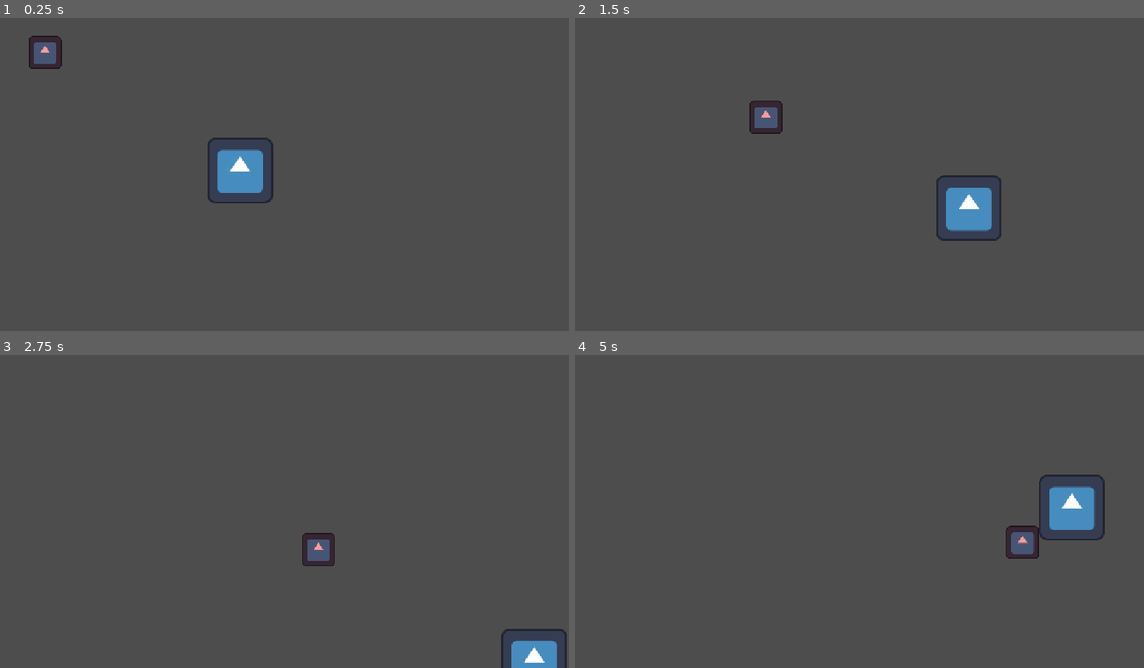
Above: before the commit, frames 1-4 (two rows, left to right).
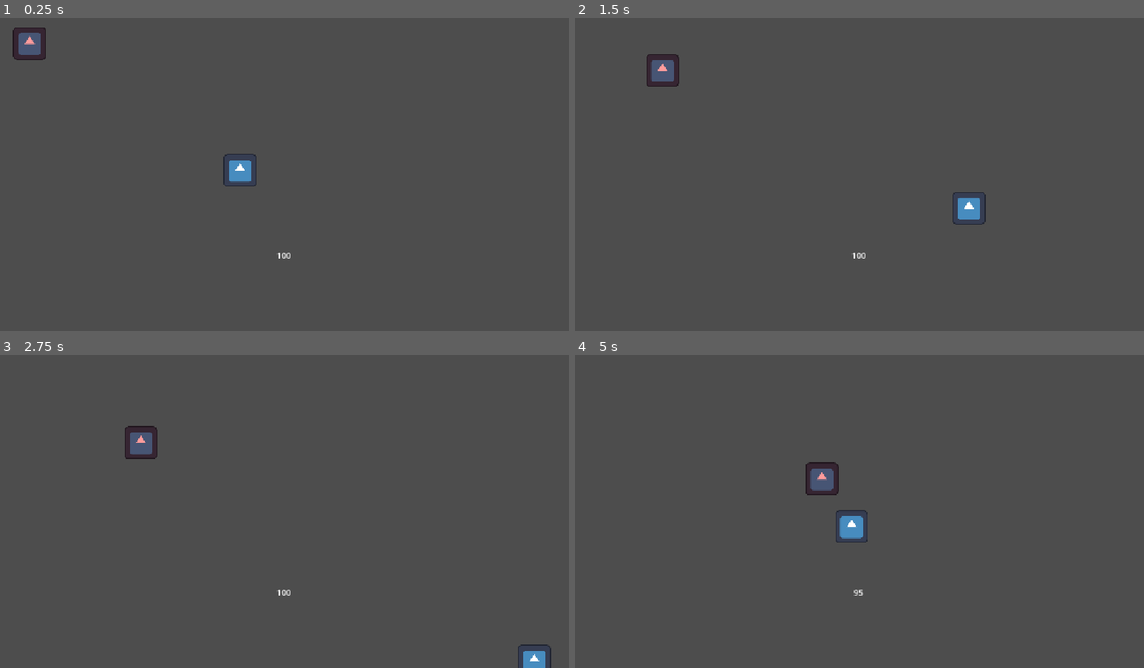
Above: after the commit, the same moments.

Repository: Enckripted/vampire-survivors-lite
Game: Godot game, scene res://main.tscn
Same seed, same stepped clock (60 frames per second), same inputs: the game is played once before the commit and once after it. The engine's default icon, where the game draws it, is replaced by a stand-in: a white triangle on a blue panel in a dark square.
Inputs:
- Up to frame 1 (0.25 s): no input
- Up to frame 2 (1.5 s): hold Right (ui_right) 0.53-1.28 s; hold Down (ui_down) from 1.28 s (still down)
- Up to frame 3 (2.75 s): release Down (ui_down) at 2.03 s; hold Right (ui_right) from 2.03 s (still down)
- Up to frame 4 (5 s): release Right (ui_right) at 2.78 s; hold Up (ui_up) 2.78-3.53 s; hold Left (ui_left) from 3.53 s (still down)

The runs differ from the first frame. In frame 1, 2.2% of the frame differs, in the area x 2-52%, y 3-77%; in frame 2, 2.4%; in frame 3, 2.0%; in frame 4, 3.0%, in the area x 40-94%, y 34-77%.

Commit message:
feat: health bars + primitive game ui

Diff:
--- a/basic_enemy.gd
+++ /dev/null
@@ -1 +0,0 @@
-extends Enemy
--- /dev/null
+++ b/entities/enemies/basic_enemy.gd
@@ -0,0 +1,24 @@
+class_name BasicEnemy
+extends Enemy
+
+@export var damage_amount := 5
+@export var knockback_magnitude := 200
+
+func get_movement_velocity() -> Vector2:
+	if player == null:
+		return Vector2.ZERO
+
+	var direction = (player.position - position).normalized()
+	return speed * direction
+
+func update() -> void:
+	pass
+
+func handle_collision(collision: KinematicCollision2D) -> void:
+	var body = collision.get_collider() as CharacterBody2D
+	if body == null || !body.is_in_group(player_group_name):
+		return
+
+	# deal damage to the player
+	var knockback_dir = (player.position-position).normalized()
+	player.deal_damage(damage_amount, knockback_dir * knockback_magnitude)
--- a/basic_enemy.tscn
+++ b/entities/enemies/basic_enemy.tscn
@@ -1,7 +1,8 @@
 [gd_scene format=3 uid="uid://du51owic3w7br"]
 
-[ext_resource type="Script" uid="uid://cssdhpksx4cp4" path="res://basic_enemy.gd" id="1_rwafm"]
+[ext_resource type="Script" uid="uid://cssdhpksx4cp4" path="res://entities/enemies/basic_enemy.gd" id="1_rwafm"]
 [ext_resource type="Texture2D" uid="uid://wqs7tx2l1onk" path="res://icon.svg" id="2_qi2p4"]
+[ext_resource type="PackedScene" uid="uid://uvottghrqkix" path="res://ui/health_bar.tscn" id="3_m2rku"]
 
 [sub_resource type="GDScript" id="GDScript_i3pqv"]
 script/source = "extends Sprite2D
@@ -11,8 +12,10 @@
 size = Vector2(64, 64)
 
 [node name="BasicEnemy" type="CharacterBody2D" unique_id=1339468578]
+collision_layer = 2
 script = ExtResource("1_rwafm")
-speed = 250
+knockback_magnitude = 600
+speed = 100
 
 [node name="Sprite2D" type="Sprite2D" parent="." unique_id=1967315049]
 modulate = Color(1, 0.60784316, 0.60784316, 1)
@@ -22,3 +25,8 @@
 
 [node name="CollisionShape2D" type="CollisionShape2D" parent="." unique_id=530028931]
 shape = SubResource("RectangleShape2D_ty0te")
+
+[node name="HealthBar" parent="." unique_id=260190801 node_paths=PackedStringArray("targetEntity") instance=ExtResource("3_m2rku")]
+offset_top = 45.0
+offset_bottom = 55.0
+targetEntity = NodePath("..")
--- a/enemy.gd
+++ b/entities/enemies/enemy.gd
@@ -7,13 +7,10 @@
 
 var player: Node2D
 
-func get_movement_velocity() -> Vector2:
-	if player == null:
-		return Vector2.ZERO
-
-	var direction = (player.position - position).normalized()
-	return speed * direction
+@abstract func update() -> void
 
 func _process(_delta: float) -> void:
 	if player == null:
 		player = get_tree().get_first_node_in_group(player_group_name)
+
+	update()
--- /dev/null
+++ b/entities/enemies/fast_enemy.gd
@@ -0,0 +1,2 @@
+class_name FastEnemy
+extends BasicEnemy
--- /dev/null
+++ b/entities/enemies/fast_enemy.tscn
@@ -0,0 +1,26 @@
+[gd_scene format=3]
+
+[ext_resource type="Script" uid="uid://bxmg4dr3ixlpm" path="res://entities/enemies/fast_enemy.gd" id="1_fast"]
+[ext_resource type="Texture2D" uid="uid://wqs7tx2l1onk" path="res://icon.svg" id="2_qi2p4"]
+
+[sub_resource type="GDScript" id="GDScript_i3pqv"]
+script/source = "extends Sprite2D
+"
+
+[sub_resource type="RectangleShape2D" id="RectangleShape2D_ty0te"]
+size = Vector2(64, 64)
+
+[node name="FastEnemy" type="CharacterBody2D"]
+collision_layer = 2
+script = ExtResource("1_fast")
+knockback_magnitude = 400
+speed = 500
+
+[node name="Sprite2D" type="Sprite2D" parent="."]
+modulate = Color(0.60784316, 1, 0.60784316, 1)
+scale = Vector2(0.5, 0.5)
+texture = ExtResource("2_qi2p4")
+script = SubResource("GDScript_i3pqv")
+
+[node name="CollisionShape2D" type="CollisionShape2D" parent="."]
+shape = SubResource("RectangleShape2D_ty0te")
--- /dev/null
+++ b/entities/entity.gd
@@ -0,0 +1,43 @@
+@abstract class_name Entity
+extends CharacterBody2D
+
+@export var max_health := 100
+@export var immunity_time := 0.0
+@export var knockback_decay := 800
+@export var move_while_knocked := false
+
+var health := max_health
+var knockback_velocity := Vector2.ZERO
+
+var last_hit := 0
+
+@abstract func get_movement_velocity() -> Vector2
+@abstract func handle_collision(collision: KinematicCollision2D) -> void
+
+func deal_damage(amount: int, impulse: Vector2) -> void:
+	if Time.get_ticks_msec() - last_hit <= immunity_time*1000:
+		return
+
+	health = max(health-amount, 0)
+	knockback_velocity = impulse
+	last_hit = Time.get_ticks_msec()
+
+	if health == 0:
+		kill()
+		return
+
+func kill() -> void:
+	queue_free()
+
+func _physics_process(delta: float) -> void:
+	velocity = Vector2.ZERO
+	if knockback_velocity.length() > 0: #do knockback first
+		velocity += knockback_velocity
+	if knockback_velocity.length() == 0 or move_while_knocked:
+		velocity += get_movement_velocity()
+
+	var collision = move_and_collide(velocity * delta)
+	if collision:
+		handle_collision(collision)
+
+	knockback_velocity -= knockback_velocity.normalized() * min(knockback_velocity.length(), knockback_decay*delta)
--- a/player.gd
+++ b/entities/player.gd
@@ -1,12 +1,18 @@
-extends CharacterBody2D
+class_name Player
+extends Entity
 
 @export var speed = 400
 
-func _init() -> void:
-	print("hello world")
+var direction := Vector2.ZERO
+
+func get_movement_velocity() -> Vector2:
+	return speed * direction
+
+func handle_collision(_collision: KinematicCollision2D) -> void:
+	pass
 
 func _process(_delta: float) -> void:
-	var direction = Vector2.ZERO
+	direction = Vector2.ZERO
 	if Input.is_action_pressed("ui_up"):
 		direction += Vector2.UP
 	if Input.is_action_pressed("ui_down"):
@@ -16,8 +22,3 @@
 	if Input.is_action_pressed("ui_right"):
 		direction += Vector2.RIGHT
 	direction = direction.normalized()
-
-	velocity = direction * speed
-
-func _physics_process(_delta: float) -> void:
-	move_and_slide()
--- a/player.tscn
+++ b/entities/player.tscn
@@ -1,19 +1,24 @@
 [gd_scene format=3 uid="uid://cpjnnvaj0h0qo"]
 
 [ext_resource type="Texture2D" uid="uid://wqs7tx2l1onk" path="res://icon.svg" id="1_4flbx"]
-[ext_resource type="Script" uid="uid://dp14360pvmeyg" path="res://player.gd" id="1_onrkg"]
+[ext_resource type="Script" uid="uid://dp14360pvmeyg" path="res://entities/player.gd" id="1_onrkg"]
 
 [sub_resource type="GDScript" id="GDScript_i3pqv"]
 script/source = "extends Sprite2D
 "
 
 [sub_resource type="RectangleShape2D" id="RectangleShape2D_ty0te"]
-size = Vector2(128, 128)
+size = Vector2(64, 64)
 
 [node name="Player" type="CharacterBody2D" unique_id=1641185780]
+collision_mask = 2
 script = ExtResource("1_onrkg")
+immunity_time = 1.0
+knockback_decay = 1600
+move_while_knocked = true
 
 [node name="Sprite2D" type="Sprite2D" parent="." unique_id=1967315049]
+scale = Vector2(0.5, 0.5)
 texture = ExtResource("1_4flbx")
 script = SubResource("GDScript_i3pqv")
 
--- a/entity.gd
+++ /dev/null
@@ -1,32 +0,0 @@
-@abstract class_name Entity
-extends CharacterBody2D
-
-@export var max_health: int = 100
-@export var knockback_decay: int = 800
-
-var health = max_health
-var knockback_velocity = Vector2.ZERO
-
-@abstract func get_movement_velocity() -> Vector2
-
-func take_damage(amount: int, impulse: Vector2) -> void:
-	health = max(health-amount, 0)
-	knockback_velocity = impulse
-
-	if health == 0:
-		kill()
-		return
-
-func kill() -> void:
-	queue_free()
-
-func _physics_process(delta: float) -> void:
-	if knockback_velocity.length() > 0: #do knockback first
-		velocity = knockback_velocity
-	else:
-		velocity = get_movement_velocity()
-	move_and_collide(velocity * delta)
-
-	knockback_velocity -= knockback_velocity.normalized() * min(knockback_velocity.length(), knockback_decay*delta)
-	if knockback_velocity.length() > 0:
-		print(knockback_velocity)
--- /dev/null
+++ b/group_names.gd
@@ -0,0 +1,3 @@
+class_name GroupNames
+
+static var PLAYER_GROUP := "player"
--- a/main.tscn
+++ b/main.tscn
@@ -1,7 +1,9 @@
 [gd_scene format=3 uid="uid://dthxuak5lwpbh"]
 
-[ext_resource type="PackedScene" uid="uid://cpjnnvaj0h0qo" path="res://player.tscn" id="1_ig7tw"]
-[ext_resource type="PackedScene" uid="uid://du51owic3w7br" path="res://basic_enemy.tscn" id="2_0xm2m"]
+[ext_resource type="PackedScene" uid="uid://dnuttnq0ljke2" path="res://ui/game_ui.tscn" id="1_h2yge"]
+[ext_resource type="PackedScene" uid="uid://cpjnnvaj0h0qo" path="res://entities/player.tscn" id="1_ig7tw"]
+[ext_resource type="PackedScene" uid="uid://du51owic3w7br" path="res://entities/enemies/basic_enemy.tscn" id="2_0xm2m"]
+[ext_resource type="Script" uid="uid://b1mmicp74b77f" path="res://ui/game_ui.gd" id="2_1bvp3"]
 
 [node name="Node2D" type="Node2D" unique_id=362593964]
 
@@ -10,3 +12,7 @@
 
 [node name="Enemy" parent="." unique_id=691447025 instance=ExtResource("2_0xm2m")]
 position = Vector2(81, 75)
+
+[node name="GameUi" parent="." unique_id=289481130 node_paths=PackedStringArray("player") instance=ExtResource("1_h2yge")]
+script = ExtResource("2_1bvp3")
+player = NodePath("../Player")
--- /dev/null
+++ b/ui/game_ui.gd
@@ -0,0 +1,9 @@
+extends Control
+
+# this is UI that should only be instantitated when game_scene is running
+@export var player: Player
+
+@onready var health_text: Label = $HealthText
+
+func _process(_delta: float) -> void:
+	health_text.text = str(player.health)
--- /dev/null
+++ b/ui/game_ui.tscn
@@ -0,0 +1,20 @@
+[gd_scene format=3 uid="uid://dnuttnq0ljke2"]
+
+[node name="GameUi" type="Control" unique_id=289481130]
+layout_mode = 3
+anchors_preset = 15
+anchor_right = 1.0
+anchor_bottom = 1.0
+grow_horizontal = 2
+grow_vertical = 2
+
+[node name="HealthText" type="Label" parent="." unique_id=626199292]
+layout_mode = 0
+offset_left = 576.0
+offset_top = 486.0
+offset_right = 616.0
+offset_bottom = 516.0
+pivot_offset = Vector2(20, 15)
+text = "100"
+horizontal_alignment = 1
+vertical_alignment = 1
--- /dev/null
+++ b/ui/health_bar.gd
@@ -0,0 +1,9 @@
+extends ProgressBar
+
+@export var targetEntity: Entity
+@export var showWhileFull := false
+
+func _process(_delta: float) -> void:
+	var percentage = (targetEntity.health as float) / targetEntity.max_health
+	visible = percentage < 1
+	value = percentage * 100
--- /dev/null
+++ b/ui/health_bar.tscn
@@ -0,0 +1,27 @@
+[gd_scene format=3 uid="uid://uvottghrqkix"]
+
+[ext_resource type="Script" uid="uid://cvcnevyhlmm34" path="res://ui/health_bar.gd" id="1_rwxrv"]
+
+[sub_resource type="StyleBoxFlat" id="StyleBoxFlat_ty0te"]
+bg_color = Color(1, 0, 0, 1)
+
+[sub_resource type="StyleBoxFlat" id="StyleBoxFlat_7igj3"]
+bg_color = Color(0.19607843, 1, 0.19607843, 1)
+
+[node name="HealthBar" type="ProgressBar" unique_id=260190801]
+anchors_preset = 8
+anchor_left = 0.5
+anchor_top = 0.5
+anchor_right = 0.5
+anchor_bottom = 0.5
+offset_left = -53.0
+offset_top = -2.0
+offset_right = 47.0
+offset_bottom = 8.0
+grow_horizontal = 2
+grow_vertical = 2
+theme_override_styles/background = SubResource("StyleBoxFlat_ty0te")
+theme_override_styles/fill = SubResource("StyleBoxFlat_7igj3")
+value = 30.0
+show_percentage = false
+script = ExtResource("1_rwxrv")
Renamed: basic_enemy.gd.uid -> entities/enemies/basic_enemy.gd.uid
Renamed: enemy.gd.uid -> entities/enemies/enemy.gd.uid
Not shown, added: entities/enemies/fast_enemy.gd.uid
Renamed: entity.gd.uid -> entities/entity.gd.uid
Renamed: player.gd.uid -> entities/player.gd.uid
Not shown, added: group_names.gd.uid
Not shown, added: ui/game_ui.gd.uid
Not shown, added: ui/health_bar.gd.uid
